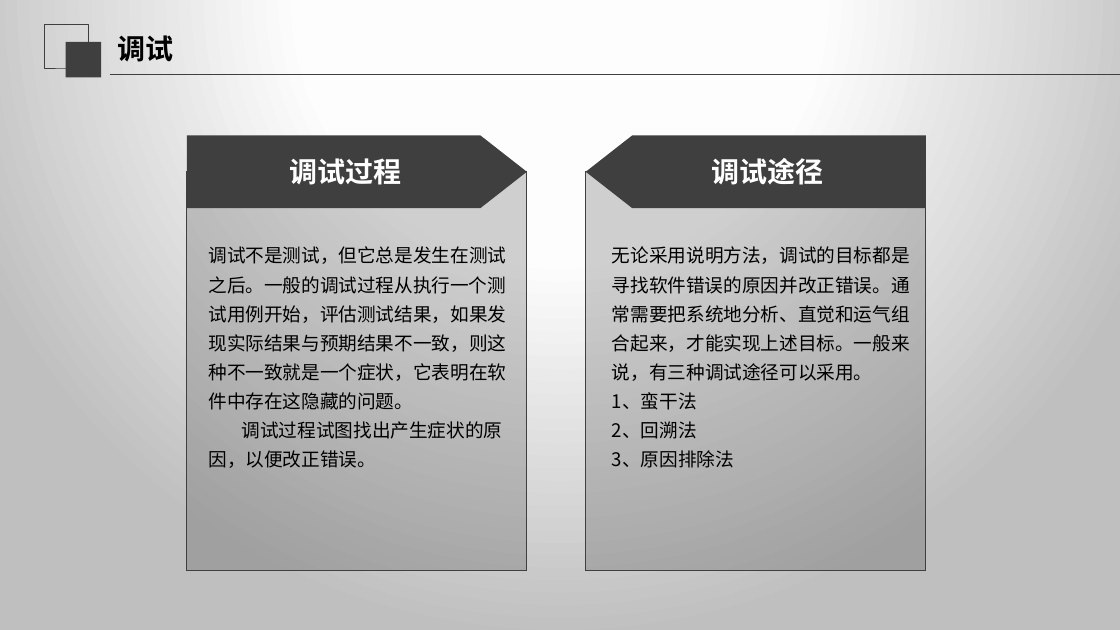
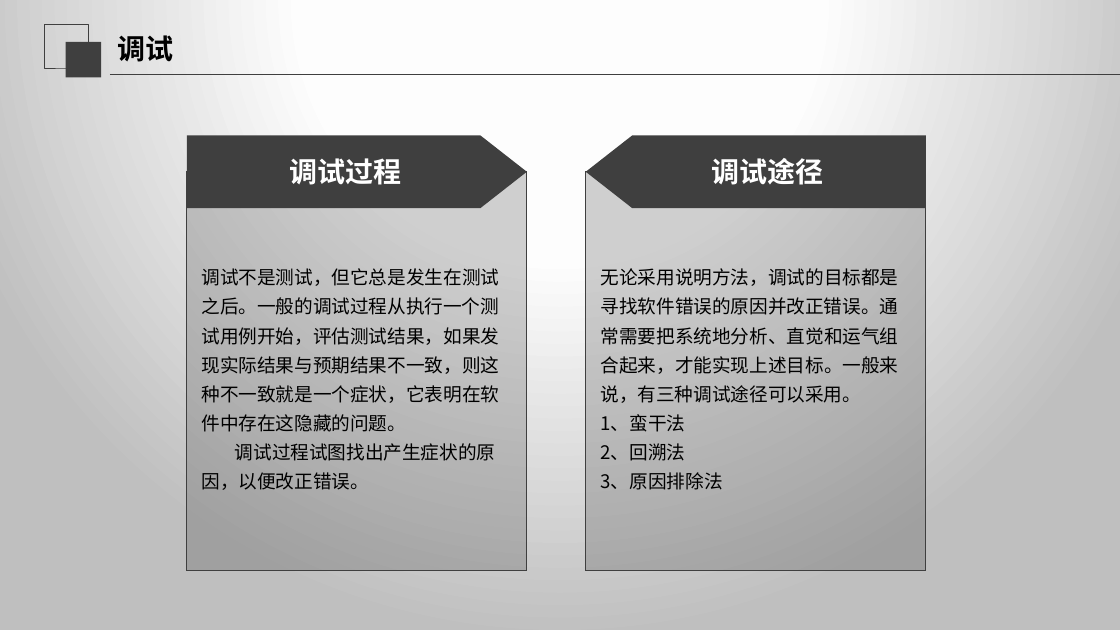
Before and after one commit to SE2020-G02/OurSudoku, a slide deck: slide 63 of SE2020-G02-实现阶段/翻转课堂 7.6白盒测试.pptx (slide 58 before the commit). Drawn at 1120x630 pixels with LibreOffice and Linux fonts; fonts in the diff are those of the drawing. Boxes give left, top, right and bottom in pixels: in the first picture for what was removed or moved away, otherwise in the second. Text is boxed around its words. In the diff, an @@ line names an element or a change of style, - is before the commit and + after.

```diff
--- a/SE2020-G02-实现阶段/翻转课堂 7.6白盒测试.pptx
+++ b/SE2020-G02-实现阶段/翻转课堂 7.6白盒测试.pptx
@@ text "调试不是测试，但它总是发生在测试之后。一般的调试过程从执行一个测试用例开始，评估测试结果，如果发现实际结果与预期结果不一 ...": place and size @@
-text "调试不是测试，但它总是发生在测试之后。一般的调试过程从执行一个测试用例开始，评估测试结果，如果发现实际结果与预期结果不一 ..." at <box>208,246,506,468</box>
+text "调试不是测试，但它总是发生在测试之后。一般的调试过程从执行一个测试用例开始，评估测试结果，如果发现实际结果与预期结果不一 ..." at <box>201,268,499,490</box>
@@ text "无论采用说明方法，调试的目标都是寻找软件错误的原因并改正错误。通常需要把系统地分析、直觉和运气组合起来，才能实现上述目标 ...": place and size @@
-text "无论采用说明方法，调试的目标都是寻找软件错误的原因并改正错误。通常需要把系统地分析、直觉和运气组合起来，才能实现上述目标 ..." at <box>612,246,910,468</box>
+text "无论采用说明方法，调试的目标都是寻找软件错误的原因并改正错误。通常需要把系统地分析、直觉和运气组合起来，才能实现上述目标 ..." at <box>601,268,899,490</box>
```
Also in this commit, not shown: 20 other slides changed, 6 slides added, 1 slide removed, 2 other files.
